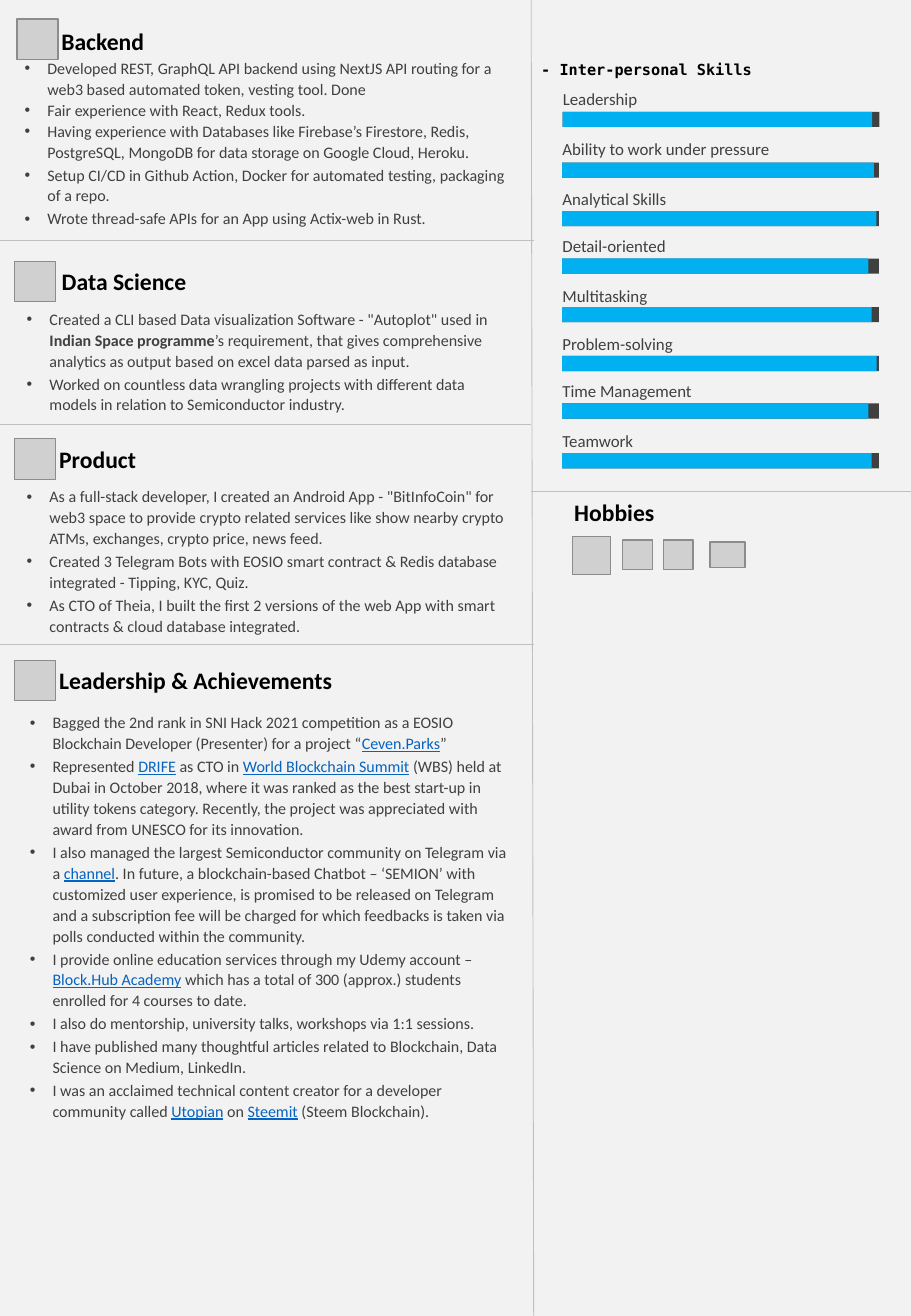
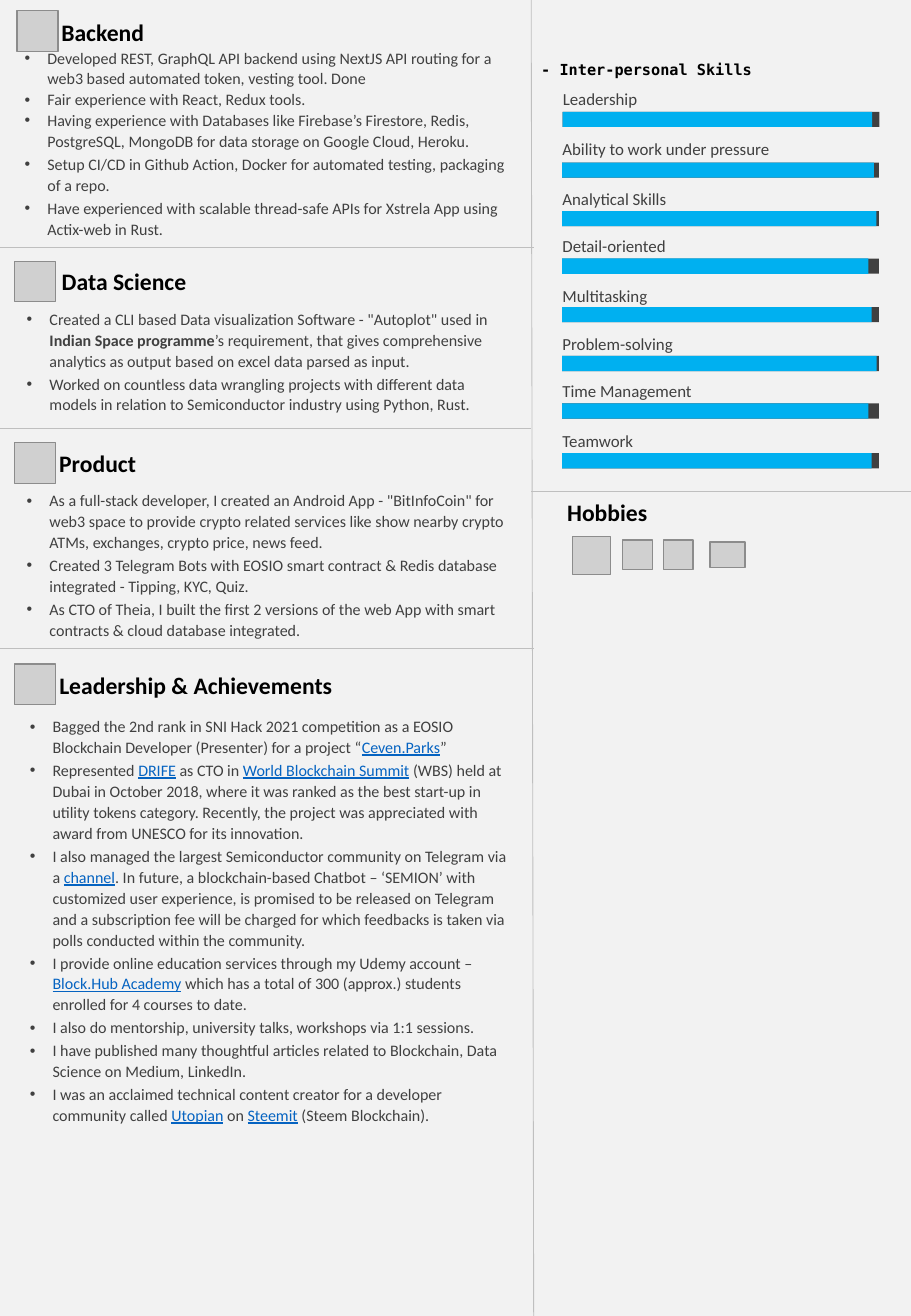
Before and after one commit to abhi3700/my_resume, a slide deck: slide 2 of my_resume.pptx. Drawn at 911x1316 pixels with LibreOffice and Linux fonts; fonts in the diff are those of the drawing; grey boxes stand for pictures. Boxes give left, top, right and bottom in pixels: in the first picture for what was removed or moved away, otherwise in the second. Text is boxed around its words. In the diff, an @@ line names an element or a change of style, - is before the commit and + after.

Commit message:
CV updated with scripts written for rust

```diff
--- a/my_resume.pptx
+++ b/my_resume.pptx
@@ picture moved from (x1=17, y1=19, x2=58, y2=61) to (x1=17, y1=11, x2=58, y2=52) @@
@@ text "Backend" moved from (x1=61, y1=33, x2=144, y2=50) to (x1=61, y1=24, x2=144, y2=41) @@
@@ text "Developed REST, GraphQL API backend ..." moved from (x1=47, y1=63, x2=504, y2=227) to (x1=47, y1=51, x2=504, y2=235) @@
@@ text at (x1=47, y1=203, x2=497, y2=235): text changed @@
-• Wrote thread-safe APIs for an App using Actix-web in Rust.
+• Have experienced with scalable thread-safe APIs for Xstrela App using Actix-web in Rust.
@@ 3 lines, 2 pictures, 2 texts moved together from (x1=0, y1=241, x2=533, y2=1120) to (x1=0, y1=247, x2=533, y2=1124) @@
@@ text at (x1=49, y1=379, x2=470, y2=413): text changed @@
-• Worked on countless data wrangling projects with different data models in relation to Semiconductor industry.
+• Worked on countless data wrangling projects with different data models in relation to Semiconductor industry using Python, Rust.
@@ text "As a full-stack developer, I ..." moved from (x1=49, y1=491, x2=504, y2=635) to (x1=49, y1=495, x2=504, y2=639) @@
@@ text "Hobbies" moved from (x1=574, y1=504, x2=654, y2=521) to (x1=567, y1=504, x2=647, y2=521) @@
@@ text "Leadership & Achievements" at (x1=59, y1=677, x2=333, y2=698): alignment centre to left @@
```
Also in this commit, not shown: 1 other slide changed, 1 other file.
